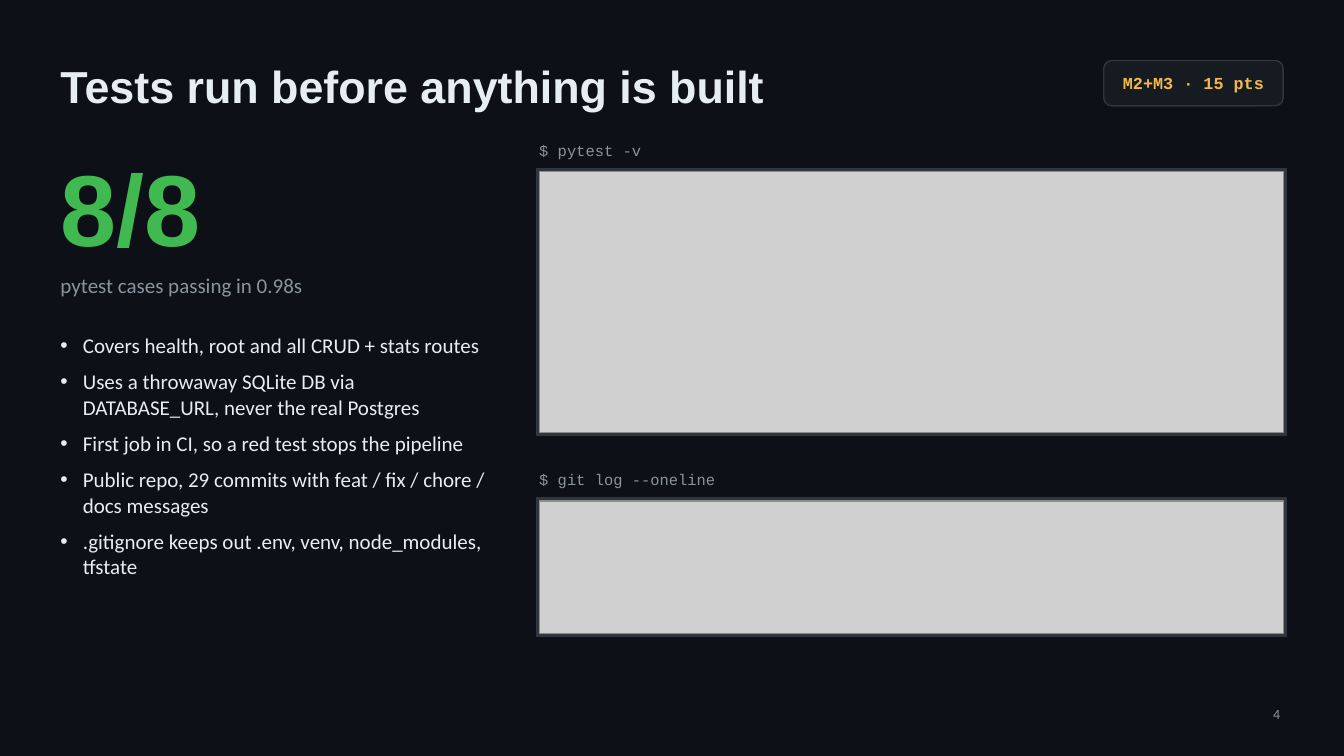
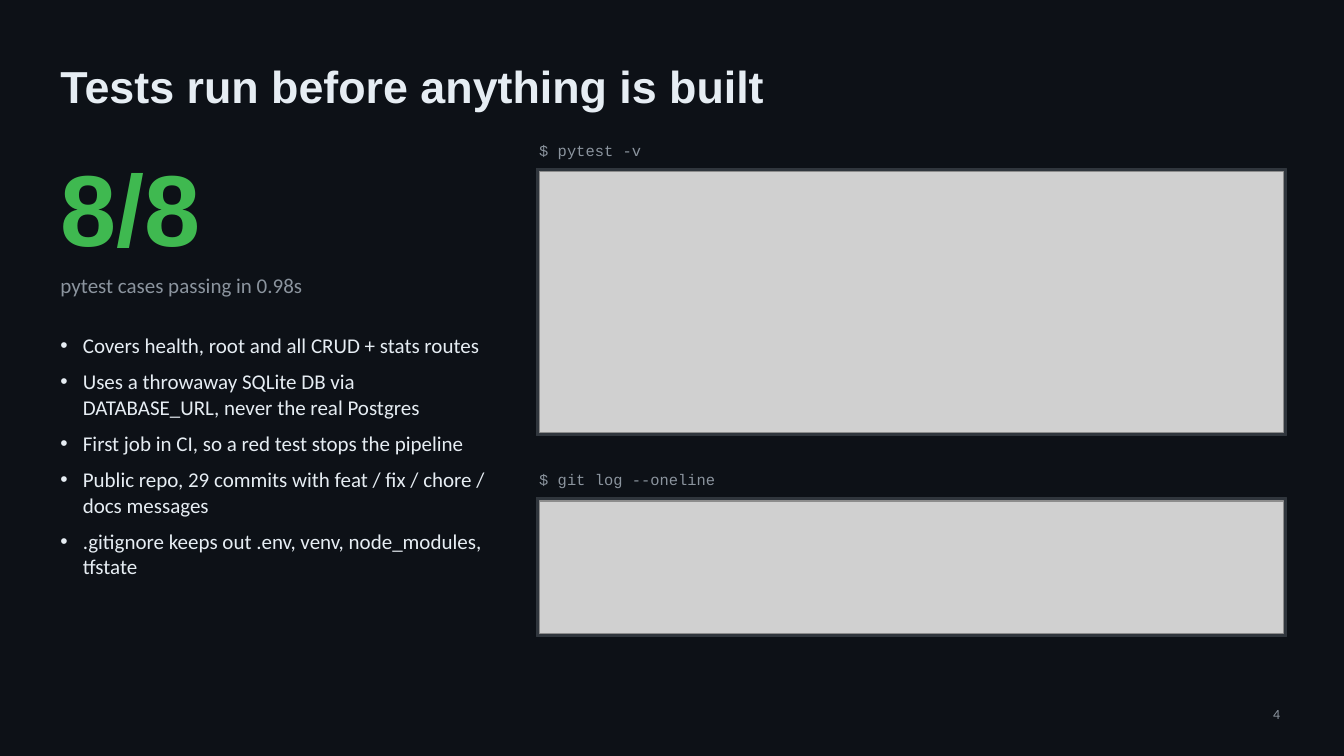
Before and after one commit to akshat-code21/final-devops-project, a slide deck: slide 4 of ExpensePilot_DevOps_Capstone.pptx. Drawn at 1344x756 pixels with LibreOffice and Linux fonts; fonts in the diff are those of the drawing; grey boxes stand for pictures. Boxes give left, top, right and bottom in pixels: in the first picture for what was removed or moved away, otherwise in the second. Text is boxed around its words. In the diff, an @@ line names an element or a change of style, - is before the commit and + after.

```diff
--- a/ExpensePilot_DevOps_Capstone.pptx
+++ b/ExpensePilot_DevOps_Capstone.pptx
@@ rounded rectangle removed at [1104, 60, 1284, 106] @@
@@ text removed at [1123, 77, 1264, 93] @@
-M2+M3 · 15 pts
```
Also in this commit, not shown: 11 other slides changed, 2 other files.
